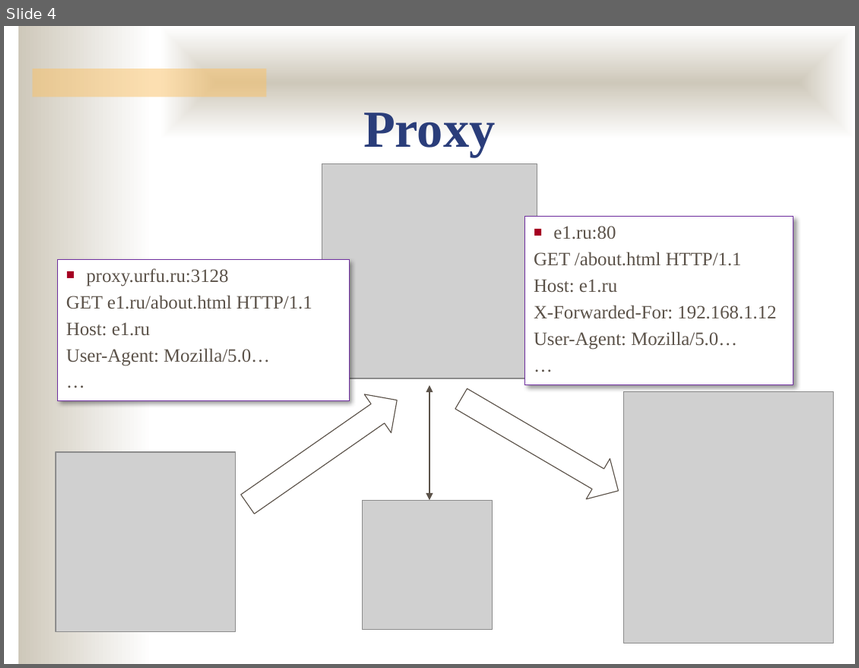
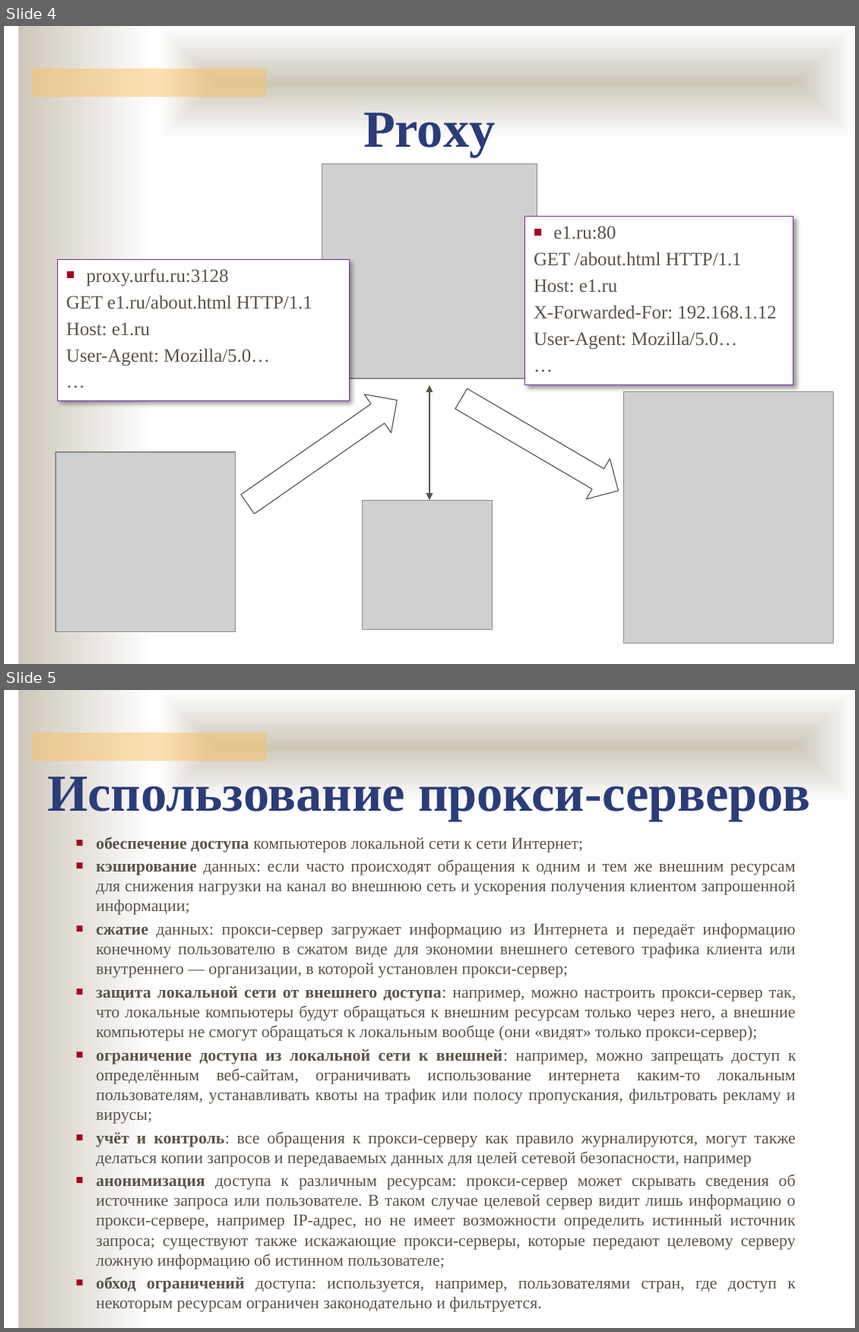
Before and after one commit to ukoloff/nets, a slide deck: lecture/nat.pptx. Shown one above the other, each under a label of ours: slide 4 before the commit, slides 4 and 5 after it. The pictures are 859x668 and 859x1332 pixels, drawn with LibreOffice and Linux fonts; fonts in the diff are those of the drawing; grey boxes stand for pictures; background and template pictures are left out. Boxes give left, top, right and bottom in pixels: in the first picture for what was removed or moved away, otherwise in the second. Text is boxed around its words. In the diff, an @@ line names an element or a change of style, - is before the commit and + after.

```diff
--- a/lecture/nat.pptx
+++ b/lecture/nat.pptx
@@ slide 5 added at [4,690,855,1328], background #FFFFFF; not listed: 3 template elements that a slide beside it also shows @@
@@ text added at [47,777,810,821], 44 pt, text #2A3D7A, bold @@
+Использование прокси-серверов
@@ text added at [96,837,797,1312], 14 pt, text #5B5249 @@
+■ обеспечение доступа компьютеров локальной сети к сети Интернет;
+■ кэширование данных: если часто происходят обращения к одним и тем же внешним ресурсам для снижения нагрузки на канал во внешнюю сеть и ускорения получения клиентом запрошенной информации;
+■ сжатие данных: прокси-сервер загружает информацию из Интернета и передаёт информацию конечному пользователю в сжатом виде для экономии внешнего сетевого трафика клиента или внутреннего — организации, в которой установлен прокси-сервер;
+■ защита локальной сети от внешнего доступа: например, можно настроить прокси-сервер так, что локальные компьютеры будут обращаться к внешним ресурсам только через него, а внешние компьютеры не смогут обращаться к локальным вообще (они «видят» только прокси-сервер);
+■ ограничение доступа из локальной сети к внешней: например, можно запрещать доступ к определённым веб-сайтам, ограничивать использование интернета каким-то локальным пользователям, устанавливать квоты на трафик или полосу пропускания, фильтровать рекламу и вирусы;
+■ учёт и контроль: все обращения к прокси-серверу как правило журналируются, могут также делаться копии запросов и передаваемых данных для целей сетевой безопасности, например
+■ анонимизация доступа к различным ресурсам: прокси-сервер может скрывать сведения об источнике запроса или пользователе. В таком случае целевой сервер видит лишь информацию о прокси-сервере, например IP-адрес, но не имеет возможности определить истинный источник запроса; существуют также искажающие прокси-серверы, которые передают целевому серверу ложную информацию об истинном пользователе;
+■ обход ограничений доступа: используется, например, пользователями стран, где доступ к некоторым ресурсам ограничен законодательно и фильтруется.
```
Also in this commit, not shown: 5 other slides added.
